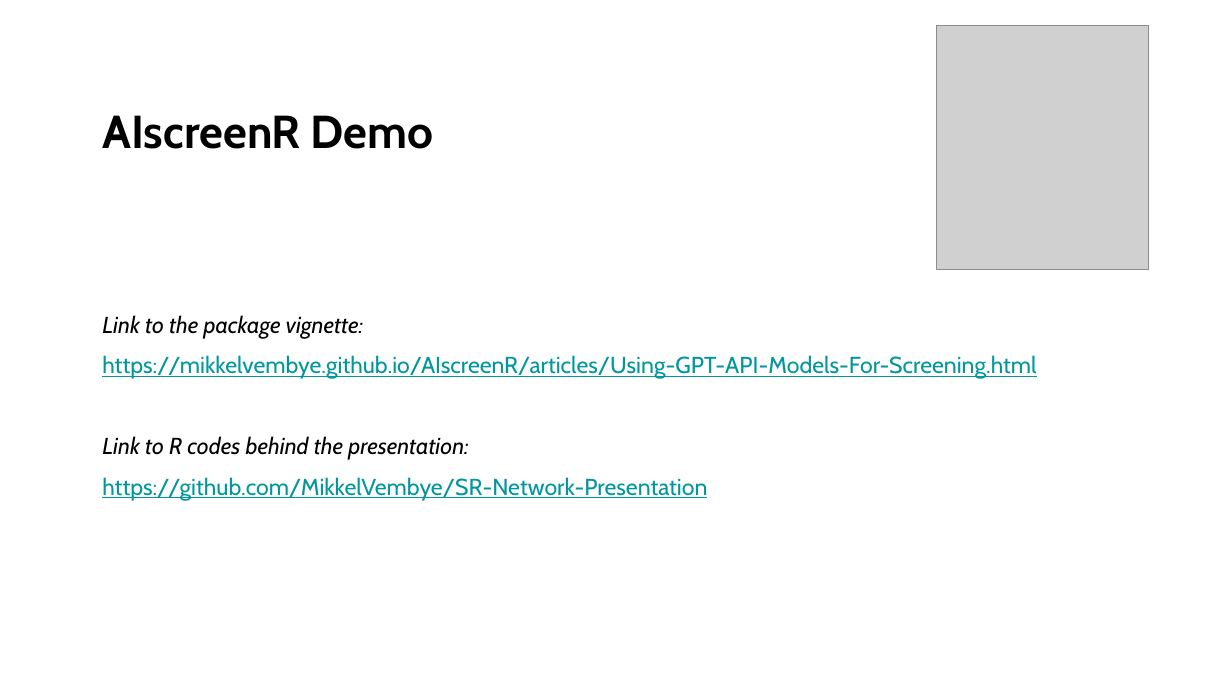
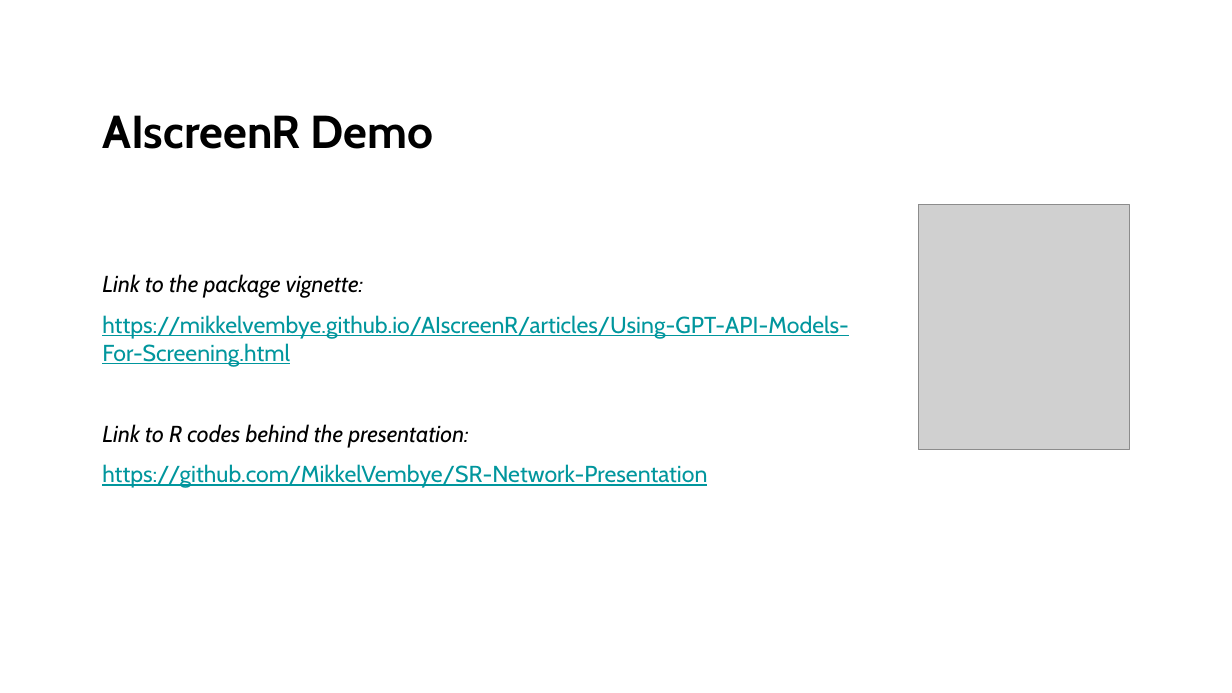
Before and after one commit to MikkelVembye/SR-Network-Presentation, a slide deck: slide 6 of Brug af GPT API modeller til at screene.pptx. Drawn at 1232x693 pixels with LibreOffice and Linux fonts; fonts in the diff are those of the drawing; grey boxes stand for pictures; background and template pictures are left out. Boxes give left, top, right and bottom in pixels: in the first picture for what was removed or moved away, otherwise in the second. Text is boxed around its words. In the diff, an @@ line names an element or a change of style, - is before the commit and + after.

```diff
--- a/Brug af GPT API modeller til at screene.pptx
+++ b/Brug af GPT API modeller til at screene.pptx
@@ picture: place and size @@
-picture at box(937, 25, 1149, 270)
+picture at box(919, 204, 1130, 449)
@@ text "Link to the package vignette:" rewrapped from box(102, 315, 1036, 501) to box(102, 274, 849, 488) @@
```
Also in this commit, not shown: 2 other slides changed, 1 other file.
